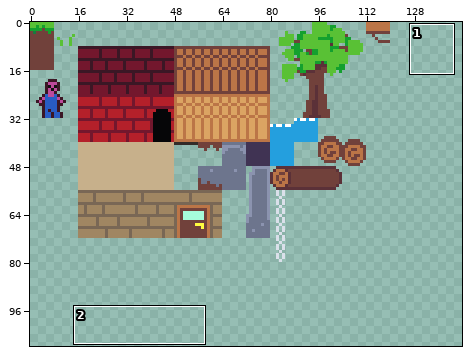
Two states of a pixel-art file, assets/tileset.ase. Above: a wide view before the commit, with the close-up outlined.
Close-up. First the earlier version:
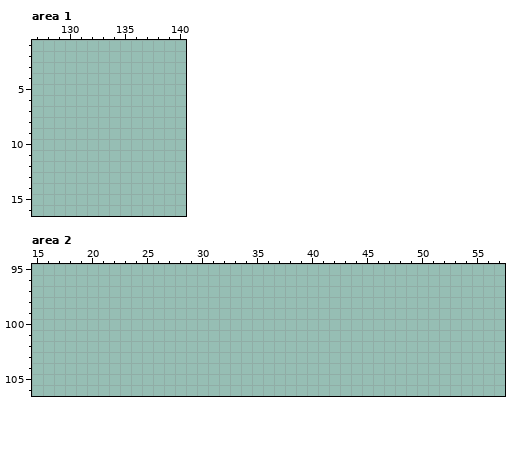
256x256 pixels, 1 frame. Shown: area 1: x 127..140, y 1..16; area 2: x 15..57, y 95..106. The wide view leaves out empty margins. The commit also changed other parts of the picture, which this record leaves out.
The result:
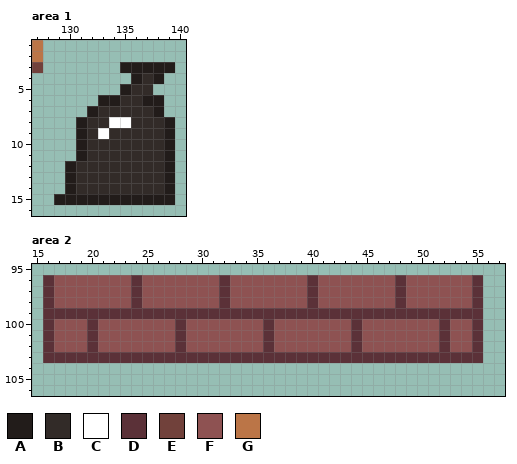
Palette (. is transparent): A #221c1a  B #322b28  C #ffffff  D #5b3138  E #71413b  F #8e5252  G #bb7547
The edit:
--- area 1
@@ x 127..140 @@
- 1 ..............
- 2 ..............
- 3 ..............
- 4 ..............
- 5 ..............
- 6 ..............
- 7 ..............
- 8 ..............
- 9 ..............
-10 ..............
-11 ..............
-12 ..............
-13 ..............
-14 ..............
-15 ..............
+ 1 G.............
+ 2 G.............
+ 3 E.......AAAAA.
+ 4 .........ABA..
+ 5 ........ABB...
+ 6 ......AABBAA..
+ 7 .....ABBBBBA..
+ 8 ....ABBCCBBBA.
+ 9 ....ABCBBBBBA.
+10 ....ABBBBBBBA.
+11 ....ABBBBBBBA.
+12 ...ABBBBBBBBA.
+13 ...ABBBBBBBBA.
+14 ...ABBBBBBBBA.
+15 ..AAAAAAAAAAA.
 16 ..............
--- area 2
@@ x 15..57 @@
  95 ...........................................
- 96 ...........................................
- 97 ...........................................
- 98 ...........................................
- 99 ...........................................
-100 ...........................................
-101 ...........................................
-102 ...........................................
-103 ...........................................
+ 96 .DFFFFFFFDFFFFFFFDFFFFFFFDFFFFFFFDFFFFFFD..
+ 97 .DFFFFFFFDFFFFFFFDFFFFFFFDFFFFFFFDFFFFFFD..
+ 98 .DFFFFFFFDFFFFFFFDFFFFFFFDFFFFFFFDFFFFFFD..
+ 99 .DDDDDDDDDDDDDDDDDDDDDDDDDDDDDDDDDDDDDDDD..
+100 .DFFFDFFFFFFFDFFFFFFFDFFFFFFFDFFFFFFFDFFD..
+101 .DFFFDFFFFFFFDFFFFFFFDFFFFFFFDFFFFFFFDFFD..
+102 .DFFFDFFFFFFFDFFFFFFFDFFFFFFFDFFFFFFFDFFD..
+103 .DDDDDDDDDDDDDDDDDDDDDDDDDDDDDDDDDDDDDDDD..
 104 ...........................................
Changed places in both close-ups, as pixel boxes (x1, y1, x2, y2):
added: (32, 40, 43, 73)
added: (54, 62, 175, 205)
added: (43, 275, 483, 363)
